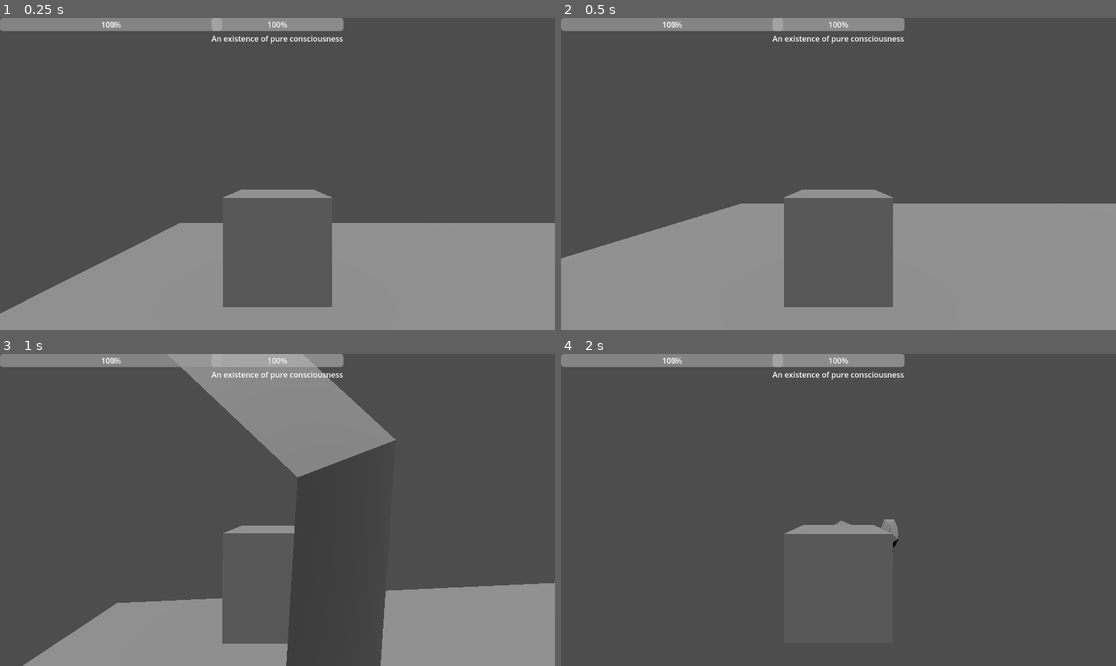
Above: before the commit, frames 1-4 (two rows, left to right).
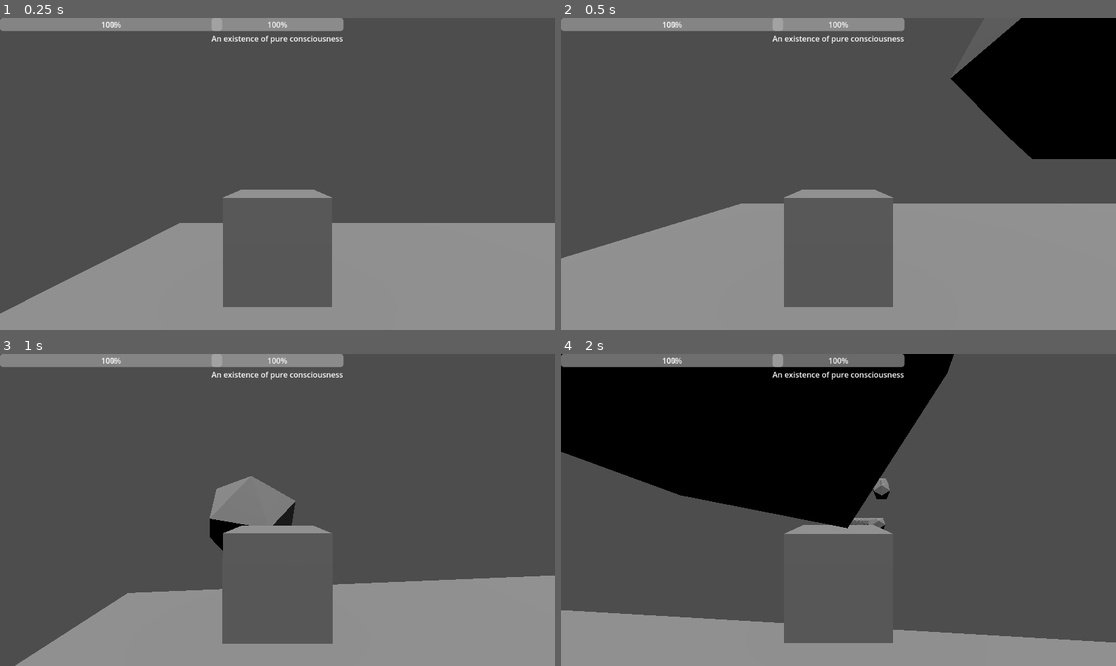
Above: after the commit, the same moments.

Repository: RavenRandomz/cube-extentialis-bossfight
Game: Godot game, scene res://testworld.tscn
Same seed, same stepped clock (60 frames per second), same inputs: the game is played once before the commit and once after it.
Inputs (mouse positions are in pixels of both pictures, inside the frame that each line leads up to):
- Up to frame 1 (0.25 s): no input
- Up to frame 2 (0.5 s): no input
- Up to frame 3 (1 s): tap Enter at 0.5 s; move the mouse to (305, 510) at 0.52 s; press the mouse at (305, 510) at 0.53 s; hold W (player_forward) from 0.53 s (still down); tap Space (player_jump) at 0.77 s
- Up to frame 4 (2 s): keep holding W (player_forward); move the mouse to (810, 510) at 1.27 s; release the mouse at (810, 510) at 1.28 s; tap Shift at 1.35 s; tap Space (player_jump) at 1.52 s

Frame 1 is identical in both runs. In frame 2, 10% of the frame differs, in the area x 70-100%, y 0-46%; in frame 3, 17%; in frame 4, 39%, in the area x 0-100%, y 0-100%.
Error in both runs: Cannot call method 'create_timer' on a null value. (res://scripts/protector_state_chase.gd:9)

Commit message:
Reduce protector mass to improve bullet chasing

Diff:
--- a/enemies/protector.tscn
+++ b/enemies/protector.tscn
@@ -11,6 +11,7 @@
 radius = 4.0
 
 [node name="Protector" type="RigidBody3D"]
+mass = 0.25
 gravity_scale = 0.0
 script = ExtResource("1_b4tyy")
 
